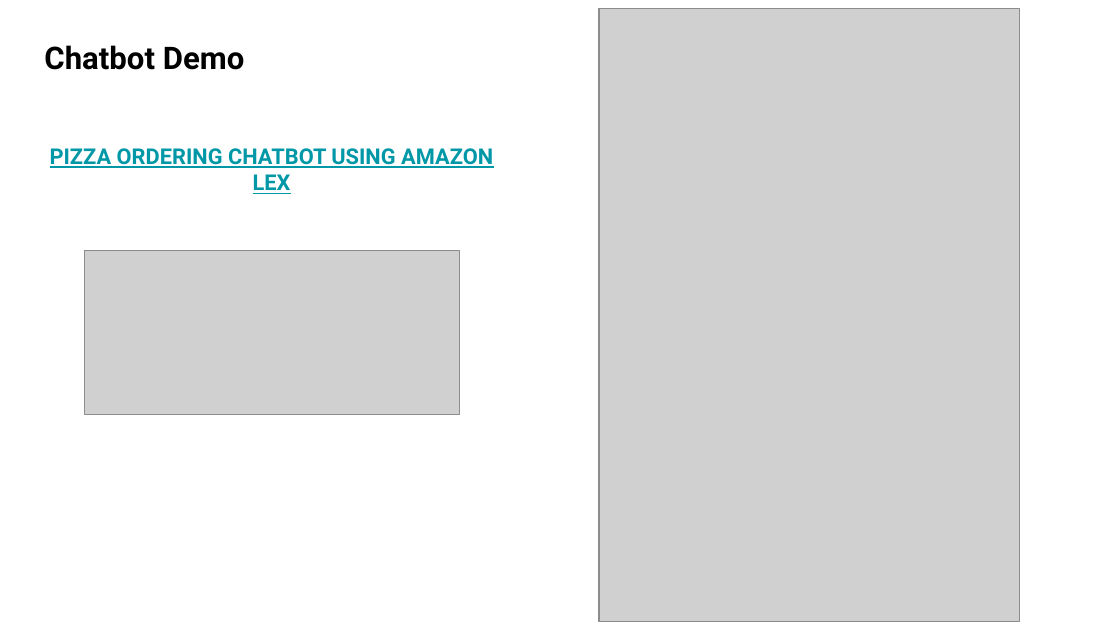
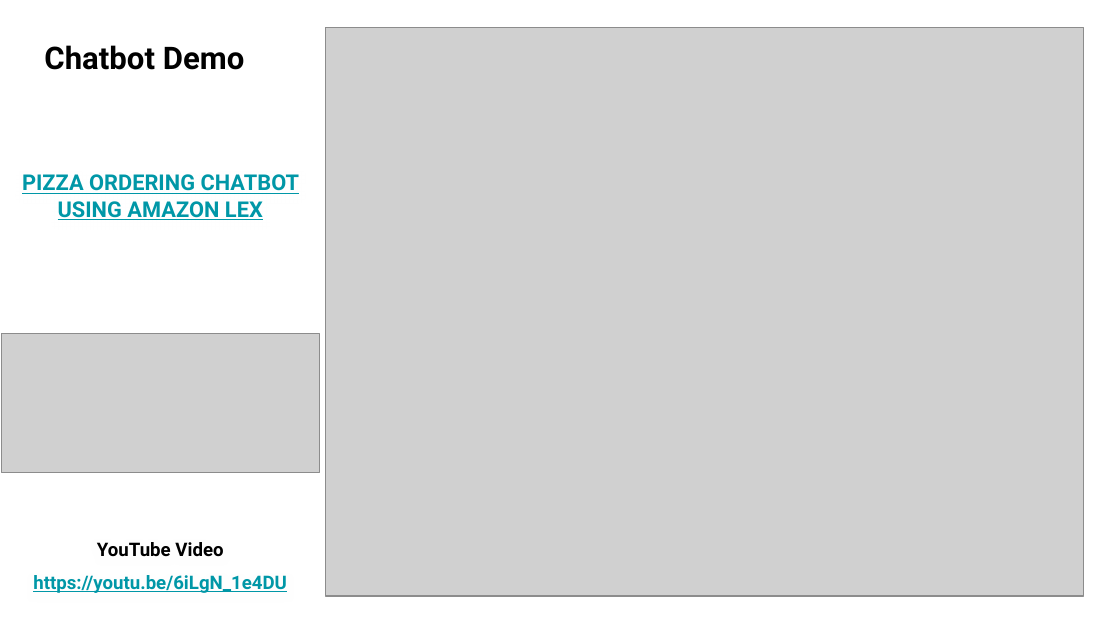
Before and after one commit to Amey-Thakur/RESEARCHGATE, a slide deck: slide 19 of ResearchGate/Pizza Ordering Chatbot Using Amazon Lex/PIZZA ORDERING CHATBOT USING AMAZON LEX.pptx (slide 20 before the commit). Drawn at 1120x630 pixels with LibreOffice and Linux fonts; fonts in the diff are those of the drawing; grey boxes stand for pictures. Boxes give left, top, right and bottom in pixels: in the first picture for what was removed or moved away, otherwise in the second. Text is boxed around its words. In the diff, an @@ line names an element or a change of style, - is before the commit and + after.

```diff
--- a/ResearchGate/Pizza Ordering Chatbot Using Amazon Lex/PIZZA ORDERING CHATBOT USING AMAZON LEX.pptx
+++ b/ResearchGate/Pizza Ordering Chatbot Using Amazon Lex/PIZZA ORDERING CHATBOT USING AMAZON LEX.pptx
@@ picture resized from (x1=599, y1=9, x2=1019, y2=622) to (x1=326, y1=27, x2=1084, y2=596) @@
@@ title "PIZZA ORDERING CHATBOT USING AMAZON ..." rewrapped from (x1=50, y1=148, x2=493, y2=194) to (x1=22, y1=174, x2=299, y2=220) @@
@@ picture resized from (x1=84, y1=251, x2=459, y2=414) to (x1=1, y1=334, x2=319, y2=473) @@
@@ title added at (x1=33, y1=542, x2=287, y2=593), 12 pt, text #0097A7, bold, underline @@
+YouTube Video
+https://youtu.be/6iLgN_1e4DU
```
Also in this commit, not shown: 2 other slides changed, 1 slide removed, 1 other file.
